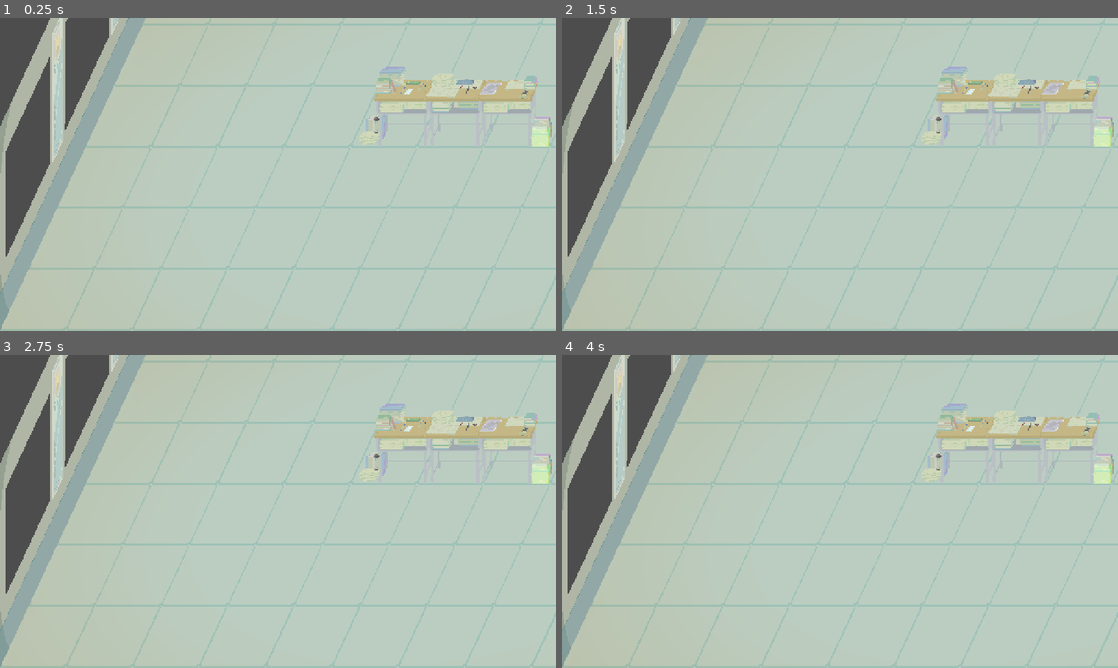
Above: before the commit, frames 1-4 (two rows, left to right).
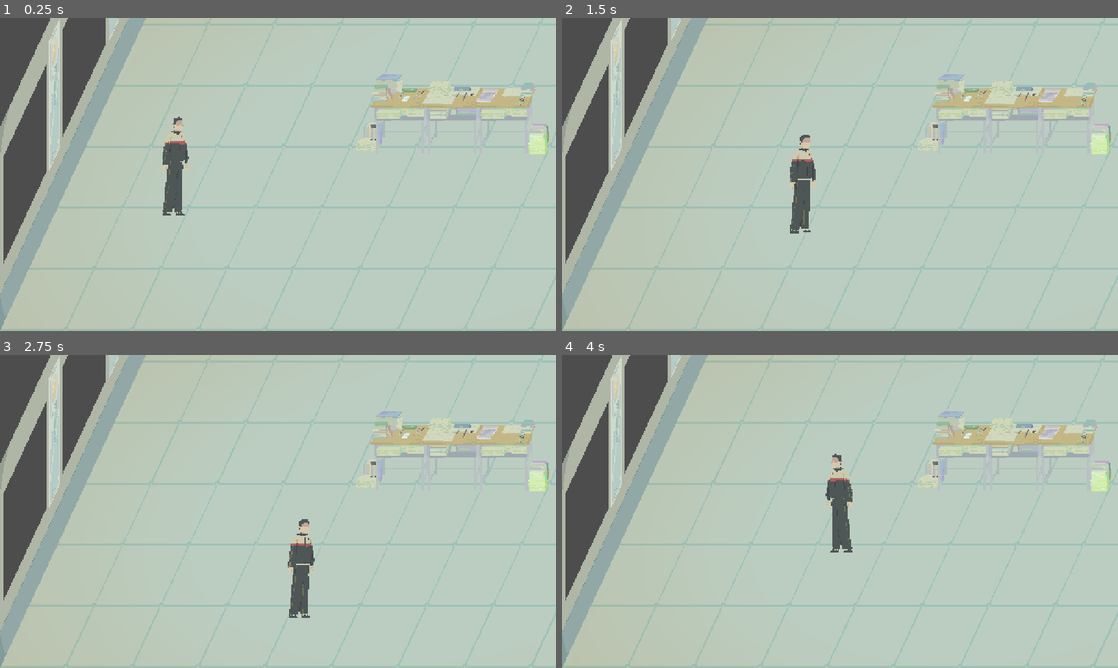
Above: after the commit, the same moments.

Repository: mu142857/School-Rules
Game: Godot game, scene res://locations/classroom 1/classroom_1.tscn
Same seed, same stepped clock (60 frames per second), same inputs: the game is played once before the commit and once after it. The project has no main scene, so this scene is started directly.
Inputs (mouse positions are in pixels of both pictures, inside the frame that each line leads up to):
- Up to frame 1 (0.25 s): no input
- Up to frame 2 (1.5 s): move the mouse to (962, 158) at 0.52 s; hold D (ui_right, bound only after the commit) 0.53-1.28 s; move the mouse to (728, 190) at 1.27 s; hold S (ui_down, bound only after the commit) from 1.28 s (still down)
- Up to frame 3 (2.75 s): move the mouse to (333, 442) at 2.02 s; release S (ui_down, bound only after the commit) at 2.03 s; hold D (ui_right, bound only after the commit) from 2.03 s (still down)
- Up to frame 4 (4 s): move the mouse to (812, 574) at 2.77 s; release D (ui_right, bound only after the commit) at 2.78 s; hold W (ui_up, bound only after the commit) 2.78-3.53 s; move the mouse to (1006, 558) at 3.52 s; hold A (ui_left, bound only after the commit) from 3.53 s (still down)

The runs differ from the first frame. In frame 1, 6.0% of the frame differs, in the area x 0-100%, y 0-100%; in frame 2, 6.0%; in frame 3, 6.0%; in frame 4, 6.0%.

Commit message:
Create player

Diff:
--- /dev/null
+++ b/senior-year-of-high-school/characters/player/empty(0).gd
@@ -0,0 +1,4 @@
+# StateMachine/Empty(0)
+
+extends Basic_State
+# 空状态，什么都不做
--- /dev/null
+++ b/senior-year-of-high-school/characters/player/idle(1).gd
@@ -0,0 +1,15 @@
+# StateMachine/Idle(1)
+
+extends Basic_State
+
+@onready var player: CharacterBody2D = get_parent().get_parent()
+@onready var ani2d: AnimatedSprite2D = player.get_node("AnimatedSprite2D")
+@onready var state_machine: State_Manager = get_parent()
+
+func enter():
+	ani2d.play("Idle")
+
+func process():
+	# 有输入就切换到Walk
+	if player.direction != Vector2.ZERO:
+		state_machine.change_state(2)
--- /dev/null
+++ b/senior-year-of-high-school/characters/player/player.gd
@@ -0,0 +1,21 @@
+extends CharacterBody2D
+
+const SPEED: float = 200.0
+
+var direction: Vector2 = Vector2.ZERO
+
+@onready var state_machine: State_Manager = $StateMachine
+@onready var ani2d: AnimatedSprite2D = $AnimatedSprite2D
+
+@warning_ignore("unused_parameter")
+func _physics_process(delta: float) -> void:
+	# 获取输入方向
+	direction = Input.get_vector("ui_left", "ui_right", "ui_up", "ui_down")
+
+	# 移动
+	velocity = direction * SPEED
+	move_and_slide()
+
+	# 翻转sprite（面向左/右）
+	if direction.x != 0:
+		ani2d.flip_h = direction.x < 0
--- /dev/null
+++ b/senior-year-of-high-school/characters/player/player.tscn
@@ -0,0 +1,144 @@
+[gd_scene load_steps=20 format=3 uid="uid://bfvh2ft77x4ne"]
+
+[ext_resource type="Texture2D" uid="uid://bax8vcuapcdgm" path="res://characters/player/player idle and walk.png" id="2_ixbpm"]
+[ext_resource type="Script" uid="uid://drjp6pdjhuwpr" path="res://shared/State Machine/state_manager.gd" id="3_c6leb"]
+[ext_resource type="Script" uid="uid://bo0qohop3oasu" path="res://characters/player/empty(0).gd" id="4_5dc8e"]
+[ext_resource type="Script" uid="uid://b3uej3i6g6d8d" path="res://characters/player/player.gd" id="4_dirf7"]
+[ext_resource type="Script" uid="uid://c7cj11feiyn0f" path="res://characters/player/idle(1).gd" id="5_ixbpm"]
+[ext_resource type="Script" uid="uid://bporhd5y4go7k" path="res://characters/player/walk(2).gd" id="6_c6leb"]
+
+[sub_resource type="AtlasTexture" id="AtlasTexture_tory2"]
+atlas = ExtResource("2_ixbpm")
+region = Rect2(0, 0, 256, 256)
+
+[sub_resource type="AtlasTexture" id="AtlasTexture_x0jl3"]
+atlas = ExtResource("2_ixbpm")
+region = Rect2(256, 0, 256, 256)
+
+[sub_resource type="AtlasTexture" id="AtlasTexture_evndh"]
+atlas = ExtResource("2_ixbpm")
+region = Rect2(512, 0, 256, 256)
+
+[sub_resource type="AtlasTexture" id="AtlasTexture_h1q25"]
+atlas = ExtResource("2_ixbpm")
+region = Rect2(768, 0, 256, 256)
+
+[sub_resource type="AtlasTexture" id="AtlasTexture_j31ep"]
+atlas = ExtResource("2_ixbpm")
+region = Rect2(1024, 0, 256, 256)
+
+[sub_resource type="AtlasTexture" id="AtlasTexture_3eadt"]
+atlas = ExtResource("2_ixbpm")
+region = Rect2(1536, 0, 256, 256)
+
+[sub_resource type="AtlasTexture" id="AtlasTexture_6t23p"]
+atlas = ExtResource("2_ixbpm")
+region = Rect2(1792, 0, 256, 256)
+
+[sub_resource type="AtlasTexture" id="AtlasTexture_n8jd0"]
+atlas = ExtResource("2_ixbpm")
+region = Rect2(2048, 0, 256, 256)
+
+[sub_resource type="AtlasTexture" id="AtlasTexture_q605b"]
+atlas = ExtResource("2_ixbpm")
+region = Rect2(2304, 0, 256, 256)
+
+[sub_resource type="AtlasTexture" id="AtlasTexture_eho78"]
+atlas = ExtResource("2_ixbpm")
+region = Rect2(2560, 0, 256, 256)
+
+[sub_resource type="AtlasTexture" id="AtlasTexture_8sqrr"]
+atlas = ExtResource("2_ixbpm")
+region = Rect2(2816, 0, 256, 256)
+
+[sub_resource type="SpriteFrames" id="SpriteFrames_6t23p"]
+animations = [{
+"frames": [{
+"duration": 1.0,
+"texture": SubResource("AtlasTexture_tory2")
+}, {
+"duration": 1.0,
+"texture": SubResource("AtlasTexture_x0jl3")
+}, {
+"duration": 1.0,
+"texture": SubResource("AtlasTexture_evndh")
+}, {
+"duration": 1.0,
+"texture": SubResource("AtlasTexture_h1q25")
+}, {
+"duration": 1.0,
+"texture": SubResource("AtlasTexture_j31ep")
+}],
+"loop": true,
+"name": &"Idle",
+"speed": 8.0
+}, {
+"frames": [{
+"duration": 1.0,
+"texture": SubResource("AtlasTexture_3eadt")
+}, {
+"duration": 1.0,
+"texture": SubResource("AtlasTexture_6t23p")
+}, {
+"duration": 1.0,
+"texture": SubResource("AtlasTexture_n8jd0")
+}, {
+"duration": 1.0,
+"texture": SubResource("AtlasTexture_q605b")
+}, {
+"duration": 1.0,
+"texture": SubResource("AtlasTexture_eho78")
+}, {
+"duration": 1.0,
+"texture": SubResource("AtlasTexture_8sqrr")
+}],
+"loop": true,
+"name": &"Walk",
+"speed": 8.0
+}]
+
+[sub_resource type="RectangleShape2D" id="RectangleShape2D_tory2"]
+size = Vector2(59, 228)
+
+[node name="Player" type="CharacterBody2D"]
+collision_layer = 2
+script = ExtResource("4_dirf7")
+
+[node name="AnimatedSprite2D" type="AnimatedSprite2D" parent="."]
+sprite_frames = SubResource("SpriteFrames_6t23p")
+animation = &"Idle"
+autoplay = "Idle"
+frame_progress = 0.4581256
+offset = Vector2(10, -124)
+
+[node name="StateMachine" type="Node" parent="."]
+script = ExtResource("3_c6leb")
+
+[node name="Empty(0)" type="Node" parent="StateMachine"]
+script = ExtResource("4_5dc8e")
+
+[node name="Idle(1)" type="Node" parent="StateMachine"]
+script = ExtResource("5_ixbpm")
+
+[node name="Walk(2)" type="Node" parent="StateMachine"]
+script = ExtResource("6_c6leb")
+
+[node name="Run(3)" type="Node" parent="StateMachine"]
+
+[node name="sit(4)" type="Node" parent="StateMachine"]
+
+[node name="Idle(5" type="Node" parent="StateMachine"]
+
+[node name="Idle(6" type="Node" parent="StateMachine"]
+
+[node name="Idle(7" type="Node" parent="StateMachine"]
+
+[node name="Idle(8" type="Node" parent="StateMachine"]
+
+[node name="Idle(9" type="Node" parent="StateMachine"]
+
+[node name="Idle(10" type="Node" parent="StateMachine"]
+
+[node name="CollisionShape2D" type="CollisionShape2D" parent="."]
+position = Vector2(-0.5, -114)
+shape = SubResource("RectangleShape2D_tory2")
--- /dev/null
+++ b/senior-year-of-high-school/characters/player/walk(2).gd
@@ -0,0 +1,15 @@
+# StateMachine/Walk(2)
+
+extends Basic_State
+
+@onready var player: CharacterBody2D = get_parent().get_parent()
+@onready var ani2d: AnimatedSprite2D = player.get_node("AnimatedSprite2D")
+@onready var state_machine: State_Manager = get_parent()
+
+func enter():
+	ani2d.play("Walk")
+
+func process():
+	# 没输入就切换回Idle
+	if player.direction == Vector2.ZERO:
+		state_machine.change_state(1)
--- a/senior-year-of-high-school/locations/classroom 1/classroom_1.tscn
+++ b/senior-year-of-high-school/locations/classroom 1/classroom_1.tscn
@@ -1,28 +1,29 @@
-[gd_scene load_steps=5 format=3 uid="uid://b4cvvu47ioyge"]
+[gd_scene load_steps=6 format=3 uid="uid://b4cvvu47ioyge"]
 
 [ext_resource type="Texture2D" uid="uid://c1uvukxc5ep5w" path="res://locations/classroom 1/floor.png" id="1_q36er"]
 [ext_resource type="Texture2D" uid="uid://bn2vdiv2llja7" path="res://locations/classroom 1/front wall.png" id="2_bs5q1"]
 [ext_resource type="Texture2D" uid="uid://cedxvu58ftbc5" path="res://locations/classroom 1/side wall.png" id="3_ndcrv"]
 [ext_resource type="Texture2D" uid="uid://iffcd66nasy7" path="res://locations/classroom 1/desk group 4.png" id="4_8o0gr"]
+[ext_resource type="PackedScene" uid="uid://bfvh2ft77x4ne" path="res://characters/player/player.tscn" id="5_ndcrv"]
 
 [node name="Classroom1" type="Node2D"]
 
 [node name="Background" type="Node2D" parent="."]
 
 [node name="Floor" type="Sprite2D" parent="Background"]
-position = Vector2(1039.4781, 298.72314)
+position = Vector2(1039, 298.11157)
 skew = 0.43633232
 texture = ExtResource("1_q36er")
 
 [node name="Walls" type="Node2D" parent="."]
 
 [node name="FrontWall" type="Sprite2D" parent="Walls"]
-position = Vector2(1233.4781, -365.27686)
-scale = Vector2(1.0189075, 1.0189075)
+position = Vector2(1235, -364.88843)
+scale = Vector2(1.0189075, 1.0172756)
 texture = ExtResource("2_bs5q1")
 
 [node name="SideWall" type="Sprite2D" parent="Walls"]
-position = Vector2(199.47807, 56.72336)
+position = Vector2(192.47807, 72.83493)
 rotation = -1.134464
 scale = Vector2(0.5749958, 0.9865407)
 skew = 1.134464
@@ -41,5 +42,8 @@
 [node name="Other" type="Node2D" parent="Furniture"]
 
 [node name="DeskGroup4" type="Sprite2D" parent="Furniture"]
-position = Vector2(1050.4781, 203.72314)
+position = Vector2(1043.4781, 219.83472)
 texture = ExtResource("4_8o0gr")
+
+[node name="Player" parent="." instance=ExtResource("5_ndcrv")]
+position = Vector2(406, 455)
--- a/senior-year-of-high-school/project.godot
+++ b/senior-year-of-high-school/project.godot
@@ -33,6 +33,34 @@
 
 [input]
 
+ui_left={
+"deadzone": 0.5,
+"events": [Object(InputEventJoypadButton,"resource_local_to_scene":false,"resource_name":"","device":0,"button_index":13,"pressure":0.0,"pressed":false,"script":null)
+, Object(InputEventJoypadMotion,"resource_local_to_scene":false,"resource_name":"","device":0,"axis":0,"axis_value":-1.0,"script":null)
+, Object(InputEventKey,"resource_local_to_scene":false,"resource_name":"","device":-1,"window_id":0,"alt_pressed":false,"shift_pressed":false,"ctrl_pressed":false,"meta_pressed":false,"pressed":false,"keycode":0,"physical_keycode":65,"key_label":0,"unicode":97,"location":0,"echo":false,"script":null)
+]
+}
+ui_right={
+"deadzone": 0.5,
+"events": [Object(InputEventJoypadButton,"resource_local_to_scene":false,"resource_name":"","device":0,"button_index":14,"pressure":0.0,"pressed":false,"script":null)
+, Object(InputEventJoypadMotion,"resource_local_to_scene":false,"resource_name":"","device":0,"axis":0,"axis_value":1.0,"script":null)
+, Object(InputEventKey,"resource_local_to_scene":false,"resource_name":"","device":-1,"window_id":0,"alt_pressed":false,"shift_pressed":false,"ctrl_pressed":false,"meta_pressed":false,"pressed":false,"keycode":0,"physical_keycode":68,"key_label":0,"unicode":100,"location":0,"echo":false,"script":null)
+]
+}
+ui_up={
+"deadzone": 0.5,
+"events": [Object(InputEventJoypadButton,"resource_local_to_scene":false,"resource_name":"","device":0,"button_index":11,"pressure":0.0,"pressed":false,"script":null)
+, Object(InputEventJoypadMotion,"resource_local_to_scene":false,"resource_name":"","device":0,"axis":1,"axis_value":-1.0,"script":null)
+, Object(InputEventKey,"resource_local_to_scene":false,"resource_name":"","device":-1,"window_id":0,"alt_pressed":false,"shift_pressed":false,"ctrl_pressed":false,"meta_pressed":false,"pressed":false,"keycode":0,"physical_keycode":87,"key_label":0,"unicode":119,"location":0,"echo":false,"script":null)
+]
+}
+ui_down={
+"deadzone": 0.5,
+"events": [Object(InputEventJoypadButton,"resource_local_to_scene":false,"resource_name":"","device":0,"button_index":12,"pressure":0.0,"pressed":false,"script":null)
+, Object(InputEventJoypadMotion,"resource_local_to_scene":false,"resource_name":"","device":0,"axis":1,"axis_value":1.0,"script":null)
+, Object(InputEventKey,"resource_local_to_scene":false,"resource_name":"","device":-1,"window_id":0,"alt_pressed":false,"shift_pressed":false,"ctrl_pressed":false,"meta_pressed":false,"pressed":false,"keycode":0,"physical_keycode":83,"key_label":0,"unicode":115,"location":0,"echo":false,"script":null)
+]
+}
 ui_dev_toggle={
 "deadzone": 0.2,
 "events": [Object(InputEventKey,"resource_local_to_scene":false,"resource_name":"","device":-1,"window_id":0,"alt_press …(195 unchanged characters)…
@@ -44,6 +72,10 @@
 ]
 }
 
+[layer_names]
+
+2d_physics/layer_1="General Layer"
+
 [rendering]
 
 textures/canvas_textures/default_texture_filter=0
--- /dev/null
+++ b/senior-year-of-high-school/shared/State Machine/basic_state.gd
@@ -0,0 +1,11 @@
+class_name Basic_State
+extends Node
+
+func enter():
+	pass
+
+func process():
+	pass
+
+func exit():
+	pass
--- /dev/null
+++ b/senior-year-of-high-school/shared/State Machine/state_manager.gd
@@ -0,0 +1,19 @@
+class_name State_Manager
+extends Node
+
+var states_array: Array = []
+@onready var current: Basic_State # 初始状态
+
+func _ready() -> void:
+	states_array = get_children() # 获取状态列表
+	current = states_array[0]
+	current.enter() #进入默认状态
+
+@warning_ignore("unused_parameter")
+func _physics_process(delta: float) -> void:
+	current.process() #执行状态中的程序
+
+func change_state(id: int) -> void: #切换状态
+	current.exit()
+	current = states_array[id]
+	current.enter()
Not shown, added: senior-year-of-high-school/characters/player/empty(0).gd.uid
Not shown, added: senior-year-of-high-school/characters/player/idle(1).gd.uid
Binary file added: senior-year-of-high-school/characters/player/player idle and walk.png
Not shown, added: senior-year-of-high-school/characters/player/player idle and walk.png.import
Not shown, added: senior-year-of-high-school/characters/player/player.gd.uid
Not shown, added: senior-year-of-high-school/characters/player/walk(2).gd.uid
Binary file added: senior-year-of-high-school/locations/classroom 1/player idle and walk.png
Not shown, added: senior-year-of-high-school/locations/classroom 1/player idle and walk.png.import
Not shown, added: senior-year-of-high-school/shared/State Machine/basic_state.gd.uid
Not shown, added: senior-year-of-high-school/shared/State Machine/state_manager.gd.uid
